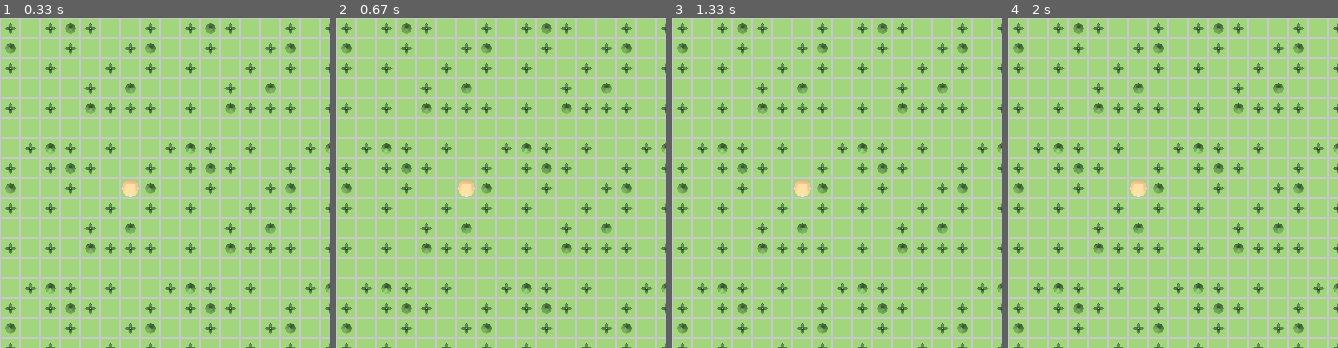
Above: before the commit, frames 1-4 (left to right).
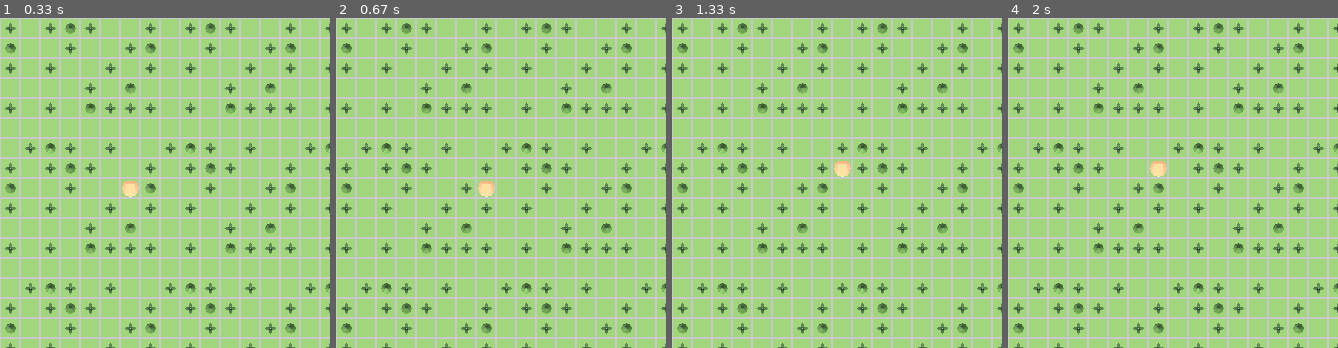
Above: after the commit, the same moments.

Repository: ThibPltt/24H_Code_OuiOuiBaguette
Game: pygame game, started from villager.py
The game is run twice, just before and just after one commit, with the same random seed, the same clock (stepped at 60 frames per second) and the same inputs.
Inputs:
- Up to frame 1 (0.33 s): no input
- Up to frame 2 (0.67 s): hold Right from 0.33 s (still down)
- Up to frame 3 (1.33 s): release Right at 0.8 s; hold Up 0.83-1.13 s; hold Right from 1.17 s (still down)
- Up to frame 4 (2 s): release Right at 1.63 s; hold Left from 1.67 s (still down)
The pictures show only the part of the screen within x 0-50%, y 0-50%; the shares and areas given below are measured in that part.

Frame 1 is identical in both runs. In frame 2, 0.4% of the frame differs, in the area x 36-49%, y 49-55%; in frame 3, 0.4%; in frame 4, 0.4%.

Commit message:
deplacement 1 villager

Diff:
--- a/villager.py
+++ b/villager.py
@@ -9,27 +9,54 @@
 villager_scaled = pygame.transform.scale(villager_img, (3 * plateau.CELL_SIZE, 3 * plateau.CELL_SIZE))
 
 # Position de l'image du villager (sur la grille)
-img_x, img_y = 5, 7  # Position (5, 7) en termes de cases
+img_x, img_y = 5, 7  # Position (5, 7) en termes de cases (les multiples de 3)
 
 def draw_villager():
     """Fonction pour dessiner l'image du villager sur le plateau."""
     # Dessiner le villager sur la case spécifiée
     plateau.screen.blit(villager_scaled, (img_x * plateau.CELL_SIZE, img_y * plateau.CELL_SIZE))
 
+def handle_keys(event):
+    """Fonction pour gérer les entrées clavier et déplacer le villageois."""
+    global img_x, img_y
+
+    if event.type == pygame.KEYDOWN:
+        # Déplacer vers la droite
+        if event.key == pygame.K_RIGHT:
+            if img_x < plateau.GRID_SIZE - 3:  # Limiter au bord droit
+                img_x += 1
+
+        # Déplacer vers la gauche
+        if event.key == pygame.K_LEFT:
+            if img_x > 0:  # Limiter au bord gauche
+                img_x -= 1
+
+        # Déplacer vers le bas
+        if event.key == pygame.K_DOWN:
+            if img_y < plateau.GRID_SIZE - 3:  # Limiter au bord bas
+                img_y += 1
+
+        # Déplacer vers le haut
+        if event.key == pygame.K_UP:
+            if img_y > 0:  # Limiter au bord haut
+                img_y -= 1
+
 def main():
     running = True
     while running:
+        for event in pygame.event.get():
+            if event.type == pygame.QUIT:
+                running = False
+
+            # Gérer les événements de clavier
+            handle_keys(event)
+
         plateau.screen.fill(plateau.GREEN)  # Fond vert
 
-        # Dessiner la grille et les images
+        # Dessiner la grille, le bosquet et le villageois
         plateau.draw_grid()
         plateau.draw_bosquet()
         draw_villager()
-
-        # Gestion des événements
-        for event in pygame.event.get():
-            if event.type == pygame.QUIT:
-                running = False
 
         pygame.display.flip()  # Rafraîchir l'affichage
 
